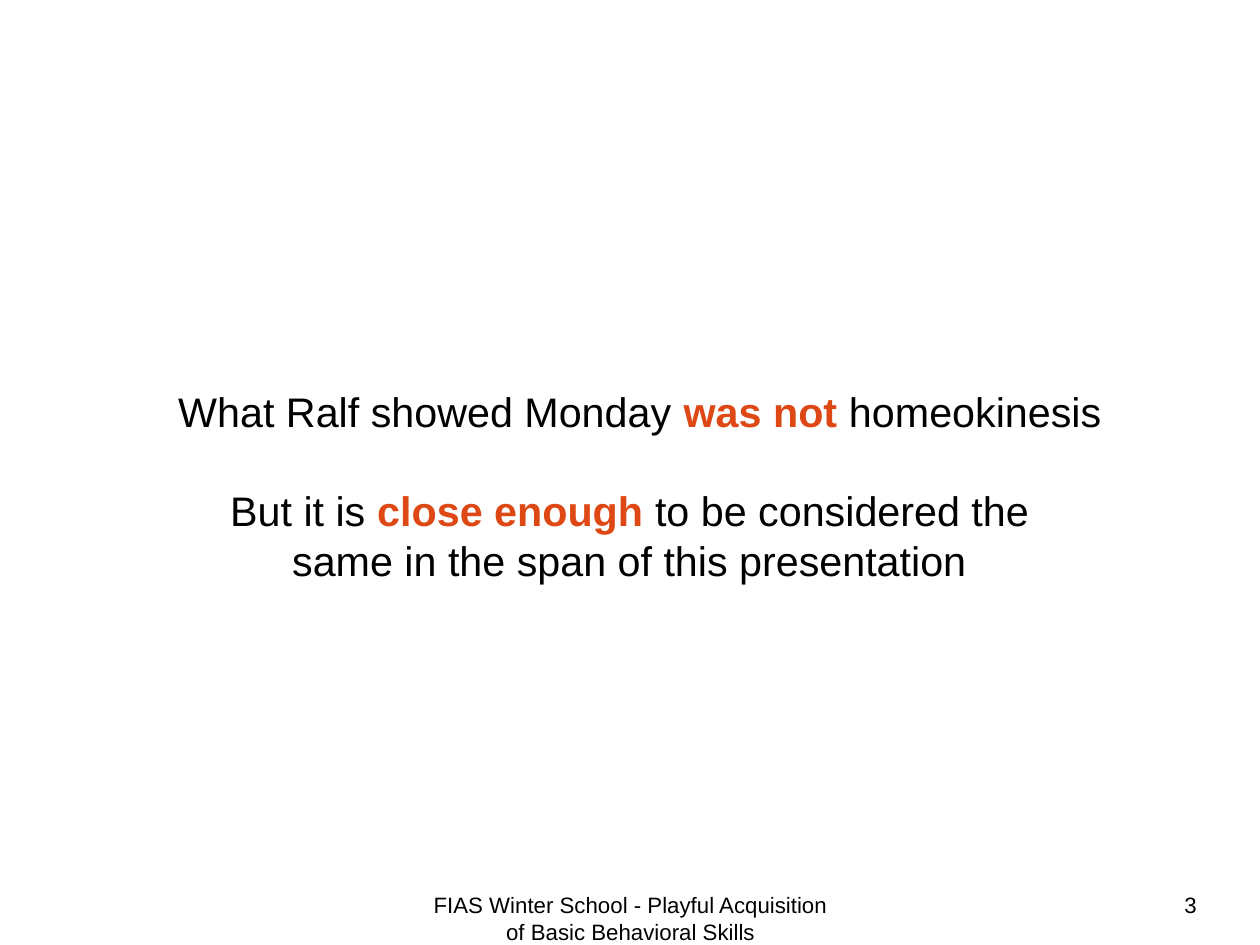
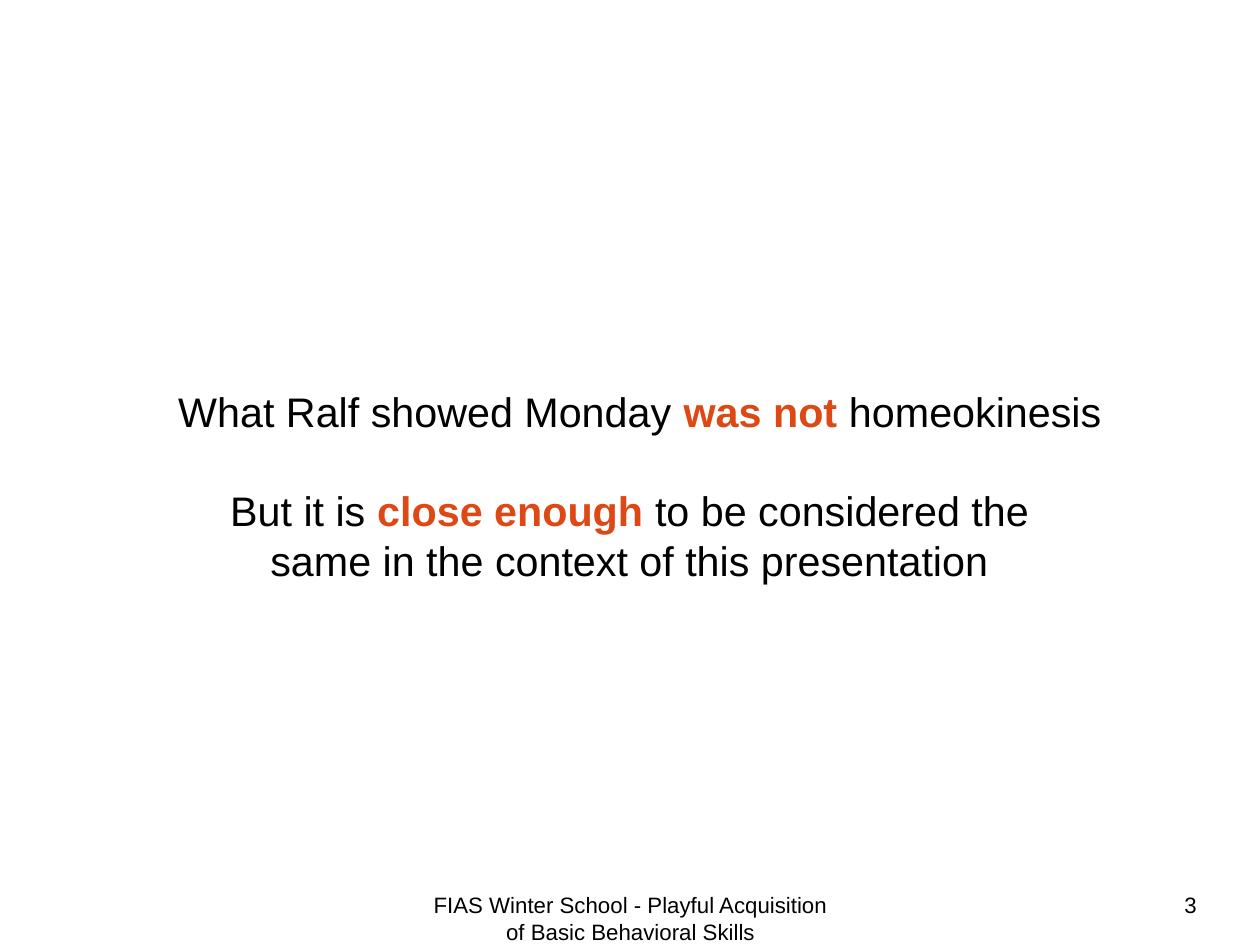
Before and after one commit to benureau/playful, a slide deck: slide 3 of presentation_fabien.odp. Drawn at 1260x945 pixels with LibreOffice and Linux fonts; fonts in the diff are those of the drawing. Boxes give left, top, right and bottom in pixels: in the first picture for what was removed or moved away, otherwise in the second. Text is boxed around its words. In the diff, an @@ line names an element or a change of style, - is before the commit and + after.

```diff
--- a/presentation_fabien.odp
+++ b/presentation_fabien.odp
@@ text at <box>230,496,1028,584</box>: text changed @@
-But it is close enough to be considered the same in the span of this presentation
+But it is close enough to be considered the same in the context of this presentation
```
Also in this commit, not shown: 1 other slide changed, 2 slides added, 1 other file.
